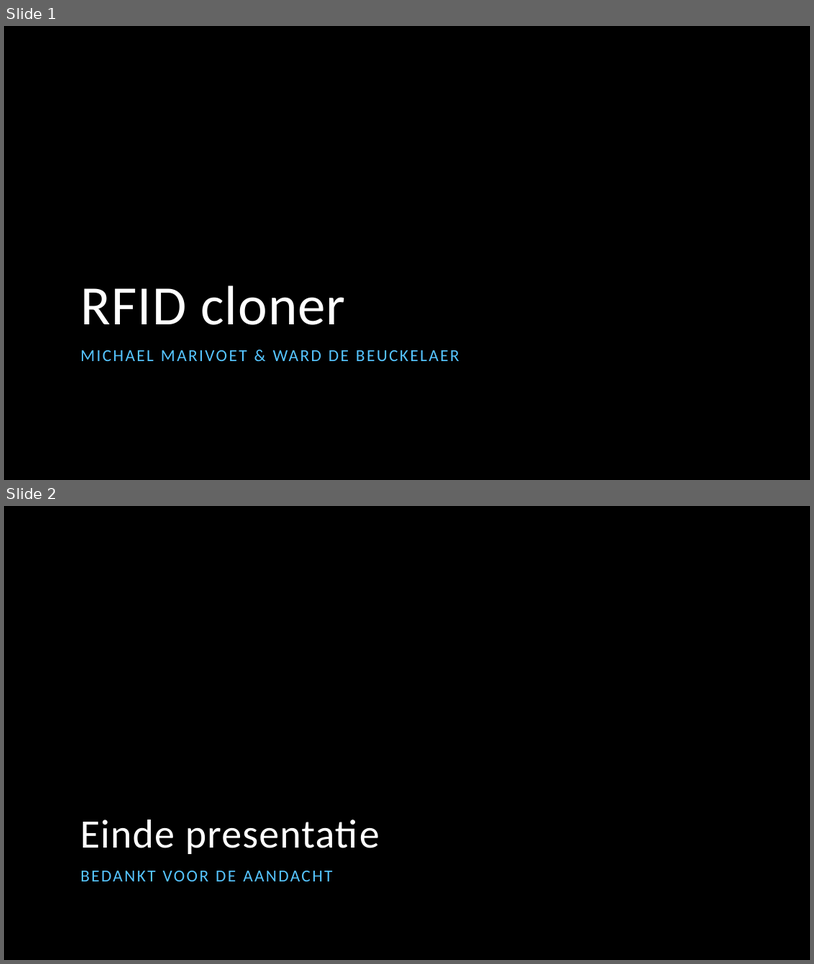
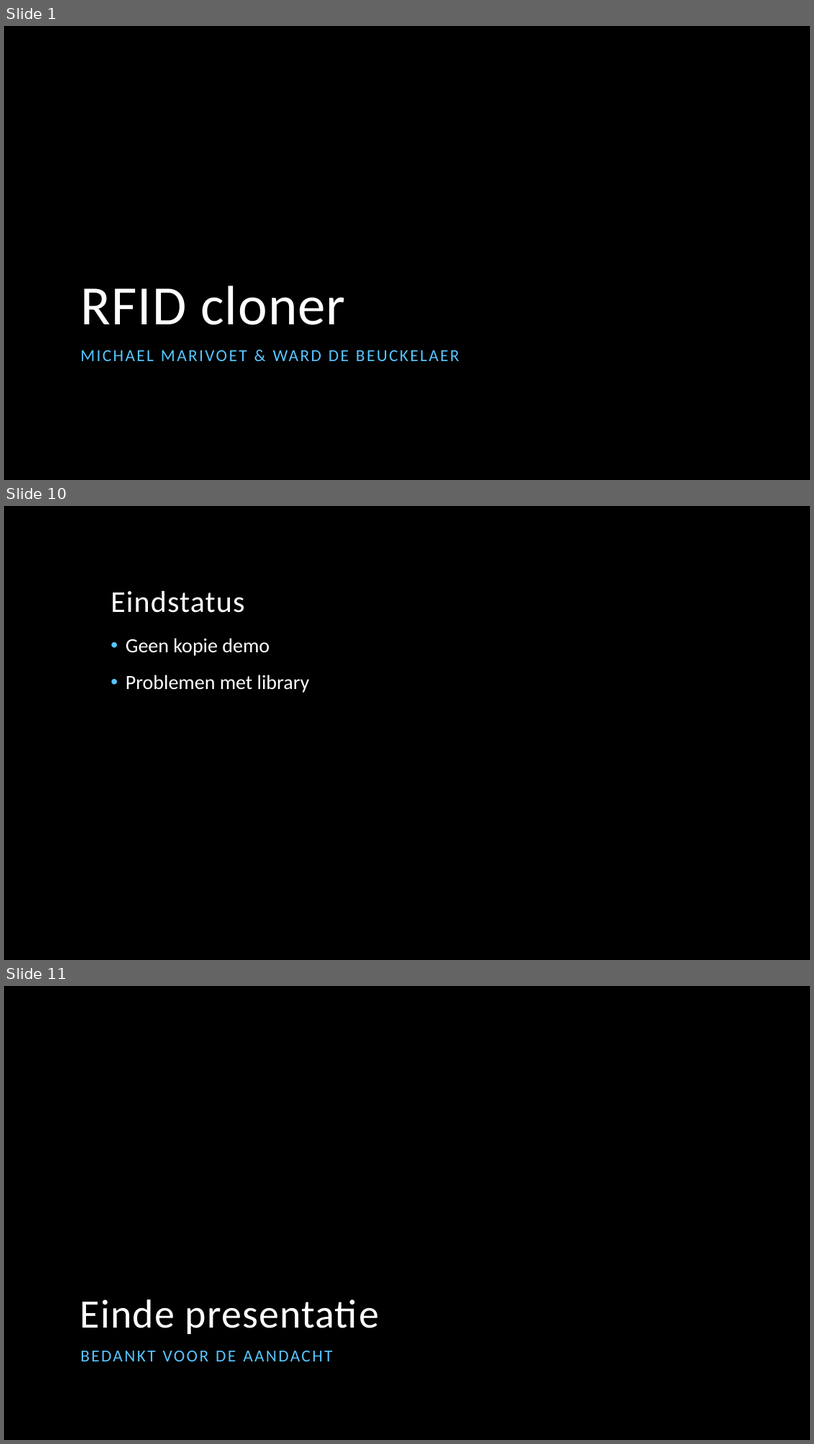
Before and after one commit to MichaelMar93/InfoSec_RFIDcloner, a slide deck: Information Security/Presentatie_RFIDcloner.pptx. Shown one above the other, each under a label of ours: slides 1 and 2 before the commit, slides 1, 10 and 11 after it; the slides between them are not shown. The pictures are 814x964 and 814x1444 pixels, drawn with LibreOffice and Linux fonts; fonts in the diff are those of the drawing; background and template pictures are left out. Boxes give left, top, right and bottom in pixels: in the first picture for what was removed or moved away, otherwise in the second. Text is boxed around its words. In the diff, an @@ line names an element or a change of style, - is before the commit and + after.

```diff
--- a/Information Security/Presentatie_RFIDcloner.pptx
+++ b/Information Security/Presentatie_RFIDcloner.pptx
@@ slide 10 added at [4, 506, 810, 960], background picture (left out) @@
@@ title added at [111, 591, 244, 613], 36 pt, text #FFFFFF @@
+Eindstatus
@@ text added at [126, 638, 310, 692], 24 pt, text #FFFFFF @@
+• Geen kopie demo
+• Problemen met library
@@ what was slide 2 is now slide 11 @@
```
Also in this commit, not shown: 8 other slides added.
